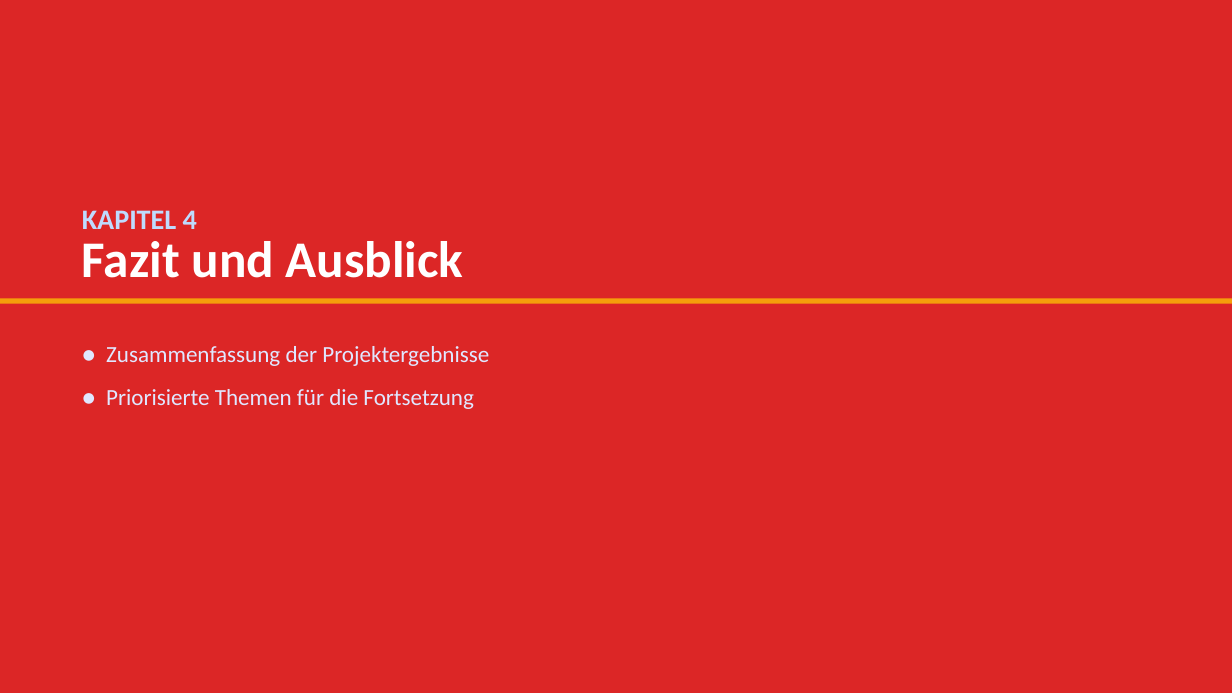
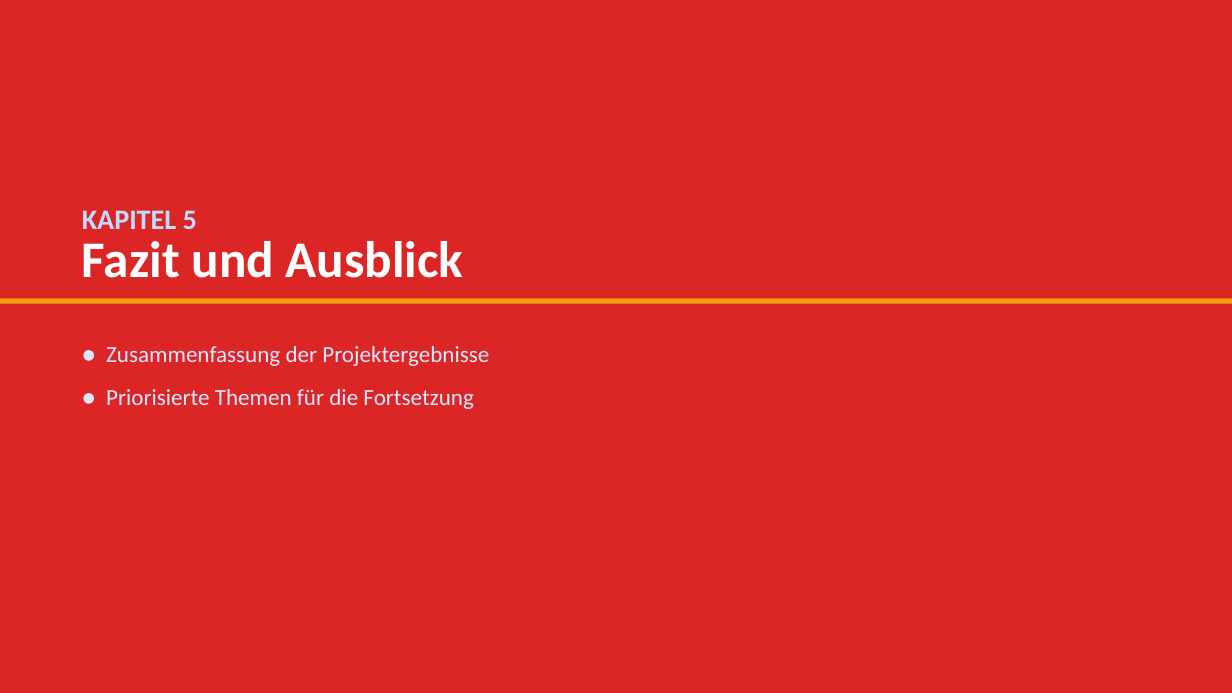
Before and after one commit to eufunk/arbeitsmarkt-regensburg, a slide deck: slide 27 of Dok/Projektpraesentation.pptx (slide 18 before the commit). Drawn at 1232x693 pixels with LibreOffice and Linux fonts; fonts in the diff are those of the drawing. Boxes give left, top, right and bottom in pixels: in the first picture for what was removed or moved away, otherwise in the second. Text is boxed around its words. In the diff, an @@ line names an element or a change of style, - is before the commit and + after.

```diff
--- a/Dok/Projektpraesentation.pptx
+++ b/Dok/Projektpraesentation.pptx
@@ text at (x1=82, y1=210, x2=197, y2=229): text changed @@
-KAPITEL 4
+KAPITEL 5
```
Also in this commit, not shown: 10 other slides changed, 9 slides added, 21 other files.
